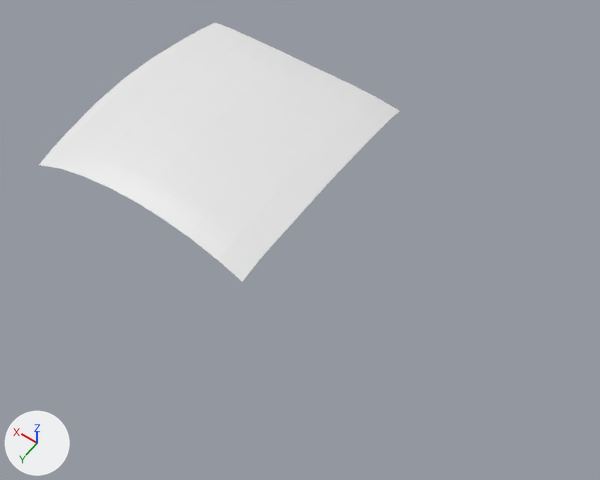
What one commit did to the Blender file Assets/Car models/1994–1999 Toyota Celica/Celica model/Celica.blend.
The view is the same before and after, from a 50 mm camera at (-1.98, 1.74, 2.88) aimed at (-0.83, 0.13, 0.34). The lights are fixed; the arrows at lower left show +X, +Y and +Z.
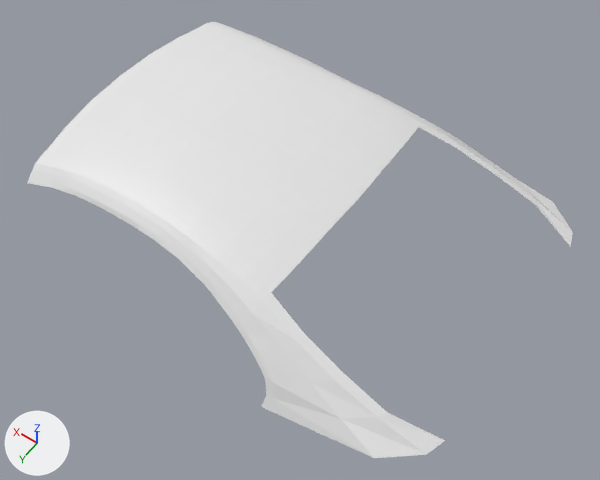
Commit message: Celica rear pillars

The change, as a list of edits to the scene's bpy script:
```text
Change me_plane:
    used by ob_plane; location = (-0.39, 0.0, 0.0); scale = (0.6, 0.5, 1.0)
    remove me_plane.from_pydata(...)  # 45 vertices, 32 faces; spans x -0.81..0.91, y -1.07..0.0, z 0.53..0.64
    add me_plane.from_pydata(...)  # 110 vertices, 88 faces; spans x -2.16..0.95, y -1.49..0.0, z 0.26..0.64
    me_plane part 1
    3 vertices are removed from x -0.8..0.84, y -1.07..-0.86, z 0.53..0.57
    9 faces are deleted
    7 vertices move from x -0.81..0.91, y -0.89..0.0, z 0.55..0.6 to x -0.83..0.95, y -0.89..0.0, z 0.55..0.6
    56 vertices are added at x -2.16..0.88, y -1.49..0.0, z 0.26..0.58
    7 new vertices lie (0.0, 0.06, 0.01) away from vertices in x -0.6..0.67, y -1.03..-0.98, z 0.56..0.59
    5 new vertices lie (0.0, -0.05, -0.01) away from vertices in x -0.37..0.67, y -1.03..-0.98, z 0.56..0.59
    65 new faces join them
```

Changed parts and their boxes (x1, y1, x2, y2) in the pictures (600 x 480 px):
'Plane', reshaped (51% wider, 68% taller): before (39, 23, 400, 282); after (27, 22, 573, 458)
